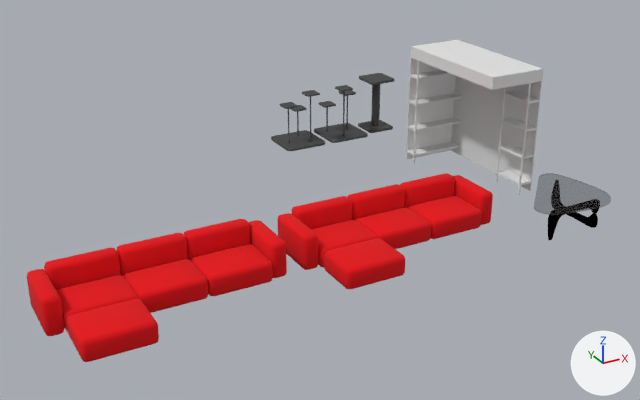
Renders of the Blender file static/avour.app/scenes/furnitures.blend from each side of a commit.
One viewpoint serves both versions: a camera (50 mm lens) standing at (-10.99, -14.01, 7.01) and looking at (-3.7, -0.76, 0.39). Arrows for +X, +Y and +Z are at lower right; the lights stay in place.

The first picture shows 'Coffee Table', 'couch', 'couch.bkup', 'shelve.01', 'stand.01', 'stand.02', 'stand.03'.
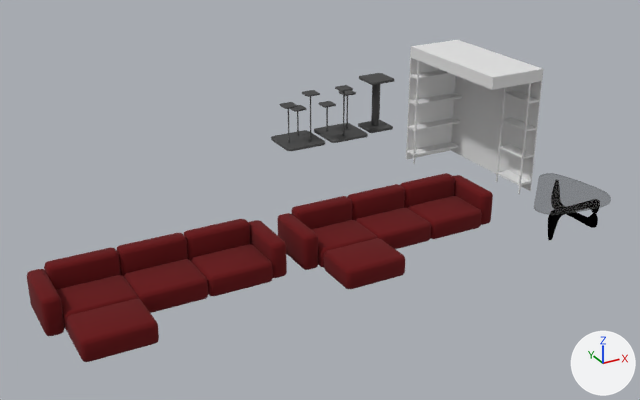
Diff of the bpy script that builds the scene:
```diff
--- a/static/avour.app/scenes/furnitures.blend.py
+++ b/static/avour.app/scenes/furnitures.blend.py
@@ mat_fabric_red @@
 mat_fabric_red = principled_material('fabric.red')
-mat_fabric_red.base_color = (0.8, 0.0, 0.00354)  # red #e7000c
+mat_fabric_red.base_color = (0.134, 0.0, 0.00156)  # dark red #660005
 mat_fabric_red.roughness = 1.0
```

Boxes (x1, y1, x2, y2) around the edits, measured in the pictures (640 x 400 px):
'couch.bkup', recoloured
    both: (27, 219, 287, 362)
'couch', recoloured
    both: (277, 173, 493, 289)
